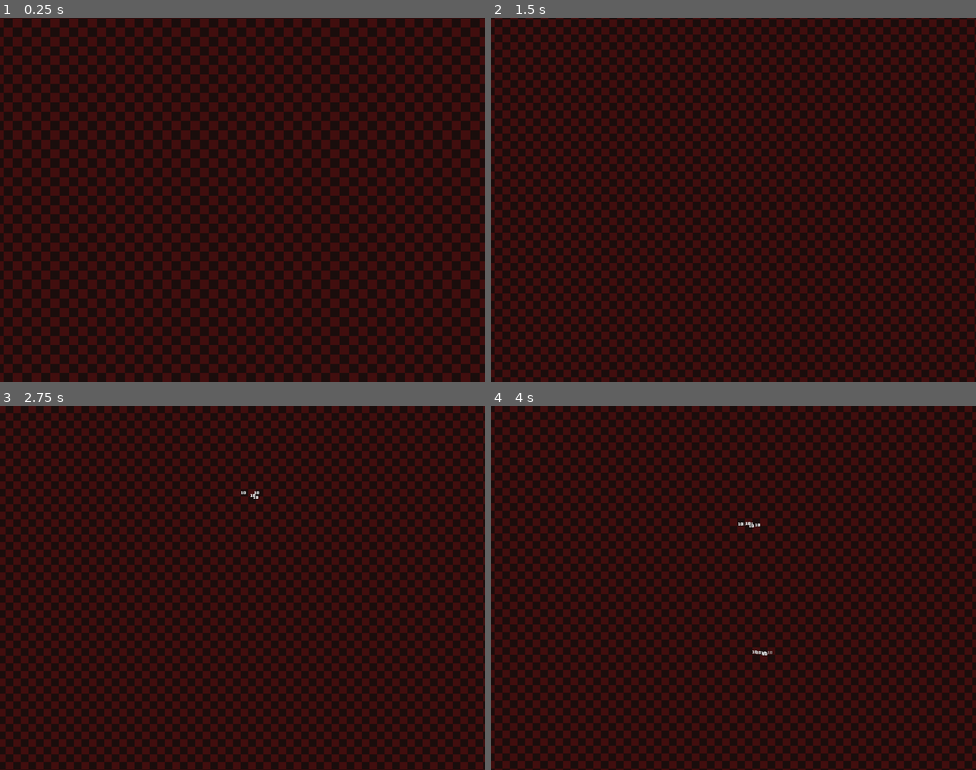
Above: before the commit, frames 1-4 (two rows, left to right).
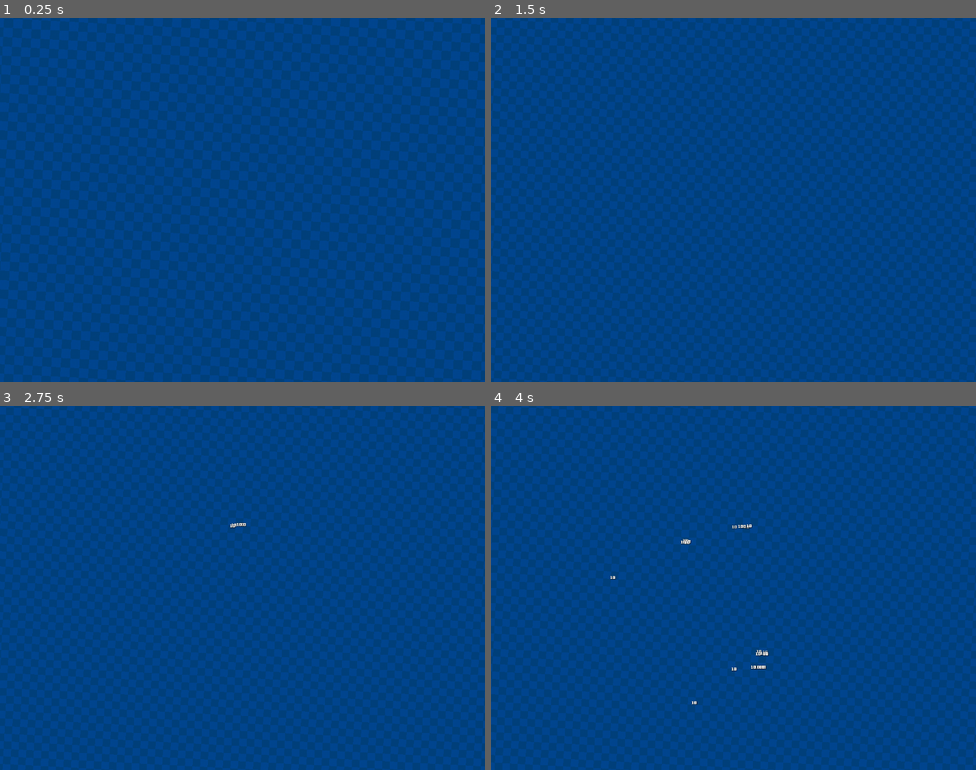
Above: after the commit, the same moments.

Repository: WILL-JKI/SurvivorLike
Game: Godot game, scene res://levels/Debug/DebugLevel.tscn
The game is run twice, just before and just after one commit, with the same random seed, the same clock (stepped at 60 frames per second) and the same inputs.
Inputs:
- Up to frame 1 (0.25 s): no input
- Up to frame 2 (1.5 s): tap Enter (ui_accept) at 0.5, 0.77 s; hold D (move_right) 0.53-1.28 s; hold S (move_down) from 1.28 s (still down)
- Up to frame 3 (2.75 s): tap Enter (ui_accept) at 1.52 s; release S (move_down) at 2.03 s; hold D (move_right) from 2.03 s (still down)
- Up to frame 4 (4 s): release D (move_right) at 2.78 s; hold W (move_up) 2.78-3.53 s; tap Enter (ui_accept) at 3.02, 3.77 s; hold A (move_left) from 3.53 s (still down)

The runs differ from the first frame. In frame 1, 100% of the frame differs, in the area x 0-100%, y 0-100%; in frame 2, 100%; in frame 3, 100%; in frame 4, 100%.
Error after the commit: Parse Error: Static function "get_static_memory_usage_by_type()" not found in base "GDScriptNativeClass". (res://_Core/DebugUI.gd:87)

Commit message:
feat: implementa UI de Debug completa com F3
SISTEMA DE DEBUG UI:
- DebugUI.gd: Interface completa de debug ativada com F3
- DebugManager.gd: Gerenciador global como AutoLoad
- PerformanceMonitor.gd: Monitor avançado de performance
- Painel flutuante no canto direito da tela

INFORMAÇÕES DE PERFORMANCE:
- FPS atual e médio com range (min-max)
- Frame time atual e médio em milissegundos
- Uso de memória em MB com histórico
- Process ID e informações do sistema
- Monitoramento contínuo com histórico de 60 frames

CONTAGEM DE ENTIDADES:
- XP Orbs (x): Quantidade de orbs de experiência
- Enemies (e): Inimigos normais (excluindo bosses)
- Bosses (b): Bosses específicos
- Minions (m): Ratos invocados pelo player
- Players (p): Jogadores ativos
- Total de nós na árvore de cena

INFORMAÇÕES DO PLAYER:
- Level atual e sistema de experiência
- Vida atual/máxima
- XP atual/necessário para próximo level
- Minions ativos/máximo permitido
- Rota de evolução atual

INFORMAÇÕES DO SISTEMA:
- Sistema operacional e processador
- Número de threads disponíveis
- Resolução da tela e viewport
- Draw calls por frame para renderização
- Versão do Godot Engine

CONTROLES E NAVEGAÇÃO:
- Lista de controles disponíveis
- Instruções de uso da UI de debug
- Atalhos para funções de teste

CONFIGURAÇÃO:
- Input action 'dv_debug' mapeada para F3
- AutoLoad do DebugManager configurado
- UI responsiva com RichTextLabel
- Atualização a cada 0.5 segundos para performance

FUNCIONALIDADES AVANÇADAS:
- Histórico de performance para médias precisas
- Formatação automática de bytes para legibilidade
- Cores diferentes para categorias de informação
- Sistema extensível para informações customizadas

Diff:
--- /dev/null
+++ b/_Core/DebugManager.gd
@@ -0,0 +1,50 @@
+extends Node
+# Gerenciador global de debug
+
+# Singleton para gerenciar debug em todo o jogo
+# Adicione este script como AutoLoad no projeto
+
+var debug_ui_scene: PackedScene
+var debug_ui_instance: DebugUI = null
+
+func _ready():
+	# Carregar cena de debug
+	debug_ui_scene = load("res://_Core/DebugUI.tscn")
+
+	# Criar instância de debug
+	create_debug_ui()
+
+	print("DebugManager: Sistema de debug inicializado (F3 para ativar)")
+
+func create_debug_ui():
+	if debug_ui_scene and not debug_ui_instance:
+		debug_ui_instance = debug_ui_scene.instantiate()
+
+		# Adicionar à árvore principal
+		get_tree().root.add_child(debug_ui_instance)
+
+		# Mover para o topo da hierarquia
+		debug_ui_instance.z_index = 1000
+
+func _input(event):
+	# Backup para toggle debug se a UI não capturar
+	if event.is_action_pressed("dv_debug"):
+		if debug_ui_instance:
+			debug_ui_instance.toggle_debug()
+
+# Função para adicionar informações customizadas ao debug
+func add_debug_info(title: String, info: String):
+	if debug_ui_instance:
+		debug_ui_instance.add_custom_info(title, info)
+
+# Função para verificar se debug está ativo
+func is_debug_active() -> bool:
+	if debug_ui_instance:
+		return debug_ui_instance.is_visible
+	return false
+
+# Função para forçar ativação/desativação do debug
+func set_debug_active(active: bool):
+	if debug_ui_instance:
+		debug_ui_instance.is_visible = active
+		debug_ui_instance.visible = active
--- /dev/null
+++ b/_Core/DebugUI.gd
@@ -0,0 +1,199 @@
+extends Control
+class_name DebugUI
+
+# UI de Debug para monitoramento do jogo
+
+@export var update_interval: float = 0.5  # Atualizar a cada 0.5 segundos
+
+var is_visible: bool = false
+var update_timer: float = 0.0
+var performance_monitor: PerformanceMonitor
+
+# Referências de nós
+@onready var debug_panel: Panel = $DebugPanel
+@onready var debug_label: RichTextLabel = $DebugPanel/VBoxContainer/DebugLabel
+@onready var title_label: Label = $DebugPanel/VBoxContainer/TitleLabel
+
+func _ready():
+	# Configurar UI inicial
+	setup_debug_ui()
+
+	# Esconder por padrão
+	visible = false
+
+	# Configurar input
+	set_process_unhandled_input(true)
+
+	# Criar monitor de performance
+	performance_monitor = PerformanceMonitor.new()
+	add_child(performance_monitor)
+
+func _unhandled_input(event):
+	# Toggle debug com F3
+	if event.is_action_pressed("dv_debug"):
+		toggle_debug()
+
+func _process(delta):
+	if not is_visible:
+		return
+
+	# Atualizar informações periodicamente
+	update_timer += delta
+	if update_timer >= update_interval:
+		update_timer = 0.0
+		update_debug_info()
+
+func setup_debug_ui():
+	# Configurar aparência do painel
+	if debug_panel:
+		debug_panel.modulate = Color(0, 0, 0, 0.8)  # Fundo semi-transparente
+
+	if title_label:
+		title_label.text = "DEBUG INFO (F3 to toggle)"
+		title_label.horizontal_alignment = HORIZONTAL_ALIGNMENT_CENTER
+
+	if debug_label:
+		debug_label.fit_content = true
+		debug_label.scroll_active = false
+
+func toggle_debug():
+	is_visible = not is_visible
+	visible = is_visible
+
+	if is_visible:
+		update_debug_info()
+		print("Debug UI ativada")
+	else:
+		print("Debug UI desativada")
+
+func update_debug_info():
+	if not debug_label:
+		return
+
+	var debug_text = ""
+
+	# Informações de Performance
+	debug_text += "[color=yellow][b]PERFORMANCE[/b][/color]\n"
+
+	if performance_monitor:
+		var perf = performance_monitor.get_performance_summary()
+		debug_text += "FPS: " + str(perf.current_fps) + " (avg: " + str(int(perf.average_fps)) + ")\n"
+		debug_text += "Frame Time: " + str(snapped(perf.frame_time_ms, 0.1)) + "ms (avg: " + str(snapped(perf.avg_frame_time_ms, 0.1)) + "ms)\n"
+		debug_text += "FPS Range: " + str(int(perf.min_fps)) + " - " + str(int(perf.max_fps)) + "\n"
+		debug_text += "Memory: " + str(snapped(perf.memory_mb, 0.1)) + " MB\n"
+	else:
+		debug_text += "FPS: " + str(Engine.get_frames_per_second()) + "\n"
+		debug_text += "Frame Time: " + str(snapped(1.0 / Engine.get_frames_per_second() * 1000, 0.1)) + "ms\n"
+		debug_text += "Memory: " + format_bytes(OS.get_static_memory_usage_by_type().get("total", 0)) + "\n"
+
+	debug_text += "Process ID: " + str(OS.get_process_id()) + "\n"
+
+	# Informações do Engine
+	debug_text += "Engine: Godot " + Engine.get_version_info().string + "\n"
+	debug_text += "\n"
+
+	# Informações de Entidades
+	debug_text += "[color=cyan][b]ENTITIES[/b][/color]\n"
+	var entity_counts = get_entity_counts()
+
+	debug_text += "XP Orbs (x): " + str(entity_counts.xp_orbs) + "\n"
+	debug_text += "Enemies (e): " + str(entity_counts.enemies) + "\n"
+	debug_text += "Bosses (b): " + str(entity_counts.bosses) + "\n"
+	debug_text += "Minions (m): " + str(entity_counts.minions) + "\n"
+	debug_text += "Players (p): " + str(entity_counts.players) + "\n"
+	debug_text += "Total Nodes: " + str(get_tree().get_node_count()) + "\n"
+	debug_text += "\n"
+
+	# Informações do Player
+	var player_info = get_player_info()
+	if player_info:
+		debug_text += "[color=green][b]PLAYER[/b][/color]\n"
+		debug_text += "Level: " + str(player_info.level) + "\n"
+		debug_text += "Health: " + str(int(player_info.health)) + "/" + str(int(player_info.max_health)) + "\n"
+		debug_text += "XP: " + str(player_info.experience) + "/" + str(player_info.exp_to_next) + "\n"
+		debug_text += "Active Minions: " + str(player_info.active_minions) + "/" + str(player_info.max_minions) + "\n"
+		debug_text += "Evolution: " + str(player_info.evolution_route if player_info.evolution_route != "" else "None") + "\n"
+		debug_text += "\n"
+
+	# Informações de Sistema
+	debug_text += "[color=orange][b]SYSTEM[/b][/color]\n"
+	debug_text += "OS: " + OS.get_name() + "\n"
+	debug_text += "Processor: " + OS.get_processor_name() + "\n"
+	debug_text += "Threads: " + str(OS.get_processor_count()) + "\n"
+
+	# Informações de Viewport
+	var viewport = get_viewport()
+	if viewport:
+		debug_text += "Screen: " + str(viewport.get_visible_rect().size) + "\n"
+		debug_text += "Render: " + str(viewport.get_render_info(Viewport.RENDER_INFO_TYPE_VISIBLE, Viewport.RENDER_INFO_DRAW_CALLS_IN_FRAME)) + " draw calls\n"
+
+	debug_text += "\n"
+
+	# Informações de Input
+	debug_text += "[color=magenta][b]CONTROLS[/b][/color]\n"
+	debug_text += "F3: Toggle Debug\n"
+	debug_text += "WASD: Move Player\n"
+	debug_text += "ESC: Spawn Boss (TestRatKing)\n"
+	debug_text += "SPACE: Spawn Enemies (TestRatKing)\n"
+
+	# Atualizar o texto
+	debug_label.text = debug_text
+
+func get_entity_counts() -> Dictionary:
+	var counts = {
+		"xp_orbs": 0,
+		"enemies": 0,
+		"bosses": 0,
+		"minions": 0,
+		"players": 0
+	}
+
+	# Contar XP Orbs
+	var xp_orbs = get_tree().get_nodes_in_group("xp_orbs")
+	counts.xp_orbs = xp_orbs.size()
+
+	# Contar Enemies (incluindo bosses)
+	var enemies = get_tree().get_nodes_in_group("enemies")
+	counts.enemies = enemies.size()
+
+	# Contar Bosses especificamente
+	var bosses = get_tree().get_nodes_in_group("boss")
+	counts.bosses = bosses.size()
+
+	# Ajustar contagem de enemies (remover bosses da contagem)
+	counts.enemies -= counts.bosses
+
+	# Contar Minions
+	var minions = get_tree().get_nodes_in_group("minions")
+	counts.minions = minions.size()
+
+	# Contar Players
+	var players = get_tree().get_nodes_in_group("players")
+	counts.players = players.size()
+
+	return counts
+
+func get_player_info() -> Dictionary:
+	var players = get_tree().get_nodes_in_group("players")
+	if players.size() > 0:
+		var player = players[0]
+		if player.has_method("get_player_info"):
+			return player.get_player_info()
+
+	return {}
+
+func format_bytes(bytes: int) -> String:
+	var units = ["B", "KB", "MB", "GB"]
+	var size = float(bytes)
+	var unit_index = 0
+
+	while size >= 1024.0 and unit_index < units.size() - 1:
+		size /= 1024.0
+		unit_index += 1
+
+	return str(snapped(size, 0.1)) + " " + units[unit_index]
+
+# Função para adicionar informações customizadas
+func add_custom_info(title: String, info: String):
+	if debug_label:
+		debug_label.text += "\n[color=white][b]" + title + "[/b][/color]\n" + info + "\n"
--- /dev/null
+++ b/_Core/DebugUI.tscn
@@ -0,0 +1,43 @@
+[gd_scene load_steps=2 format=3 uid="uid://debug_ui"]
+
+[ext_resource type="Script" path="res://_Core/DebugUI.gd" id="1"]
+
+[node name="DebugUI" type="Control"]
+layout_mode = 3
+anchors_preset = 15
+anchor_right = 1.0
+anchor_bottom = 1.0
+mouse_filter = 2
+script = ExtResource("1")
+
+[node name="DebugPanel" type="Panel" parent="."]
+layout_mode = 1
+anchors_preset = 1
+anchor_left = 1.0
+anchor_right = 1.0
+offset_left = -350.0
+offset_bottom = 600.0
+mouse_filter = 2
+
+[node name="VBoxContainer" type="VBoxContainer" parent="DebugPanel"]
+layout_mode = 1
+anchors_preset = 15
+anchor_right = 1.0
+anchor_bottom = 1.0
+offset_left = 10.0
+offset_top = 10.0
+offset_right = -10.0
+offset_bottom = -10.0
+
+[node name="TitleLabel" type="Label" parent="DebugPanel/VBoxContainer"]
+layout_mode = 2
+text = "DEBUG INFO (F3 to toggle)"
+horizontal_alignment = 1
+
+[node name="DebugLabel" type="RichTextLabel" parent="DebugPanel/VBoxContainer"]
+layout_mode = 2
+size_flags_vertical = 3
+bbcode_enabled = true
+text = "Debug information will appear here..."
+fit_content = true
+scroll_active = false
--- a/_Core/EnemySpawner.gd
+++ b/_Core/EnemySpawner.gd
@@ -5,9 +5,9 @@
 
 @export var spawn_distance_min: float = 200.0
 @export var spawn_distance_max: float = 300.0
-@export var spawn_rate: float = 3.0  # Segundos entre spawns
+@export var spawn_rate: float = 5.0  # Segundos entre spawns
 @export var max_enemies: int = 50
-@export var enemies_per_spawn: int = 1
+@export var enemies_per_spawn: int = 10
 
 # Cenas de inimigos disponíveis
 @export var enemy_scenes: Array[PackedScene] = []
--- /dev/null
+++ b/_Core/PerformanceMonitor.gd
@@ -0,0 +1,94 @@
+extends Node
+class_name PerformanceMonitor
+
+# Monitor de performance para o debug
+
+var frame_times: Array[float] = []
+var max_frame_history: int = 60  # Manter histórico de 60 frames
+var cpu_usage_history: Array[float] = []
+var memory_usage_history: Array[int] = []
+
+func _ready():
+	# Configurar processo
+	set_process(true)
+
+func _process(delta):
+	# Registrar tempo do frame
+	record_frame_time(delta)
+
+	# Registrar uso de memória periodicamente
+	if Engine.get_process_frames() % 30 == 0:  # A cada 30 frames
+		record_memory_usage()
+
+func record_frame_time(delta: float):
+	frame_times.append(delta)
+
+	# Manter apenas o histórico necessário
+	if frame_times.size() > max_frame_history:
+		frame_times.pop_front()
+
+func record_memory_usage():
+	var memory = OS.get_static_memory_usage_by_type().get("total", 0)
+	memory_usage_history.append(memory)
+
+	# Manter apenas o histórico necessário
+	if memory_usage_history.size() > max_frame_history:
+		memory_usage_history.pop_front()
+
+func get_average_fps() -> float:
+	if frame_times.is_empty():
+		return 0.0
+
+	var total_time = 0.0
+	for time in frame_times:
+		total_time += time
+
+	return frame_times.size() / total_time
+
+func get_min_fps() -> float:
+	if frame_times.is_empty():
+		return 0.0
+
+	var max_time = frame_times.max()
+	return 1.0 / max_time if max_time > 0 else 0.0
+
+func get_max_fps() -> float:
+	if frame_times.is_empty():
+		return 0.0
+
+	var min_time = frame_times.min()
+	return 1.0 / min_time if min_time > 0 else 0.0
+
+func get_frame_time_ms() -> float:
+	if frame_times.is_empty():
+		return 0.0
+
+	return frame_times[-1] * 1000.0
+
+func get_average_frame_time_ms() -> float:
+	if frame_times.is_empty():
+		return 0.0
+
+	var total_time = 0.0
+	for time in frame_times:
+		total_time += time
+
+	return (total_time / frame_times.size()) * 1000.0
+
+func get_memory_usage_mb() -> float:
+	if memory_usage_history.is_empty():
+		return 0.0
+
+	return memory_usage_history[-1] / (1024.0 * 1024.0)
+
+func get_performance_summary() -> Dictionary:
+	return {
+		"current_fps": Engine.get_frames_per_second(),
+		"average_fps": get_average_fps(),
+		"min_fps": get_min_fps(),
+		"max_fps": get_max_fps(),
+		"frame_time_ms": get_frame_time_ms(),
+		"avg_frame_time_ms": get_average_frame_time_ms(),
+		"memory_mb": get_memory_usage_mb(),
+		"total_frames": Engine.get_process_frames()
+	}
--- a/levels/Debug/DebugLevel.tscn
+++ b/levels/Debug/DebugLevel.tscn
@@ -3,11 +3,13 @@
 [ext_resource type="PackedScene" uid="uid://cqm8xvw7n5ys" path="res://Characters/RatKing/RatKing.tscn" id="1"]
 [ext_resource type="PackedScene" path="res://Enemies/TestBoss.tscn" id="2"]
 [ext_resource type="PackedScene" uid="uid://b0l34p3bq1h60" path="res://levels/Debug/debug.tscn" id="3_72vkr"]
-[ext_resource type="Script" path="res://_Core/EnemySpawner.gd" id="4"]
+[ext_resource type="Script" uid="uid://dvaj4s3jmh1ac" path="res://_Core/EnemySpawner.gd" id="4"]
 
 [node name="DebugLevel" type="Node2D"]
 
 [node name="Debug" parent="." instance=ExtResource("3_72vkr")]
+modulate = Color(0, 4.8485785, 10.034221, 1)
+rotation = 0.05235988
 scale = Vector2(2, 2)
 
 [node name="RatKing" parent="." instance=ExtResource("1")]
--- a/project.godot
+++ b/project.godot
@@ -18,6 +18,7 @@
 [autoload]
 
 FontManager="*res://_Core/FontManager.gd"
+DebugManager="*res://_Core/DebugManager.gd"
 
 [display]
 
@@ -52,6 +53,11 @@
 "events": [Object(InputEventKey,"resource_local_to_scene":false,"resource_name":"","device":-1,"window_id":0,"alt_press …(191 unchanged characters)…
 ]
 }
+dv_debug={
+"deadzone": 0.5,
+"events": [Object(InputEventKey,"resource_local_to_scene":false,"resource_name":"","device":-1,"window_id":0,"alt_pressed":false,"shift_pressed":false,"ctrl_pressed":false,"meta_pressed":false,"pressed":false,"keycode":0,"physical_keycode":4194332,"key_label":0,"unicode":0,"location":0,"echo":false,"script":null)
+]
+}
 
 [rendering]
 
